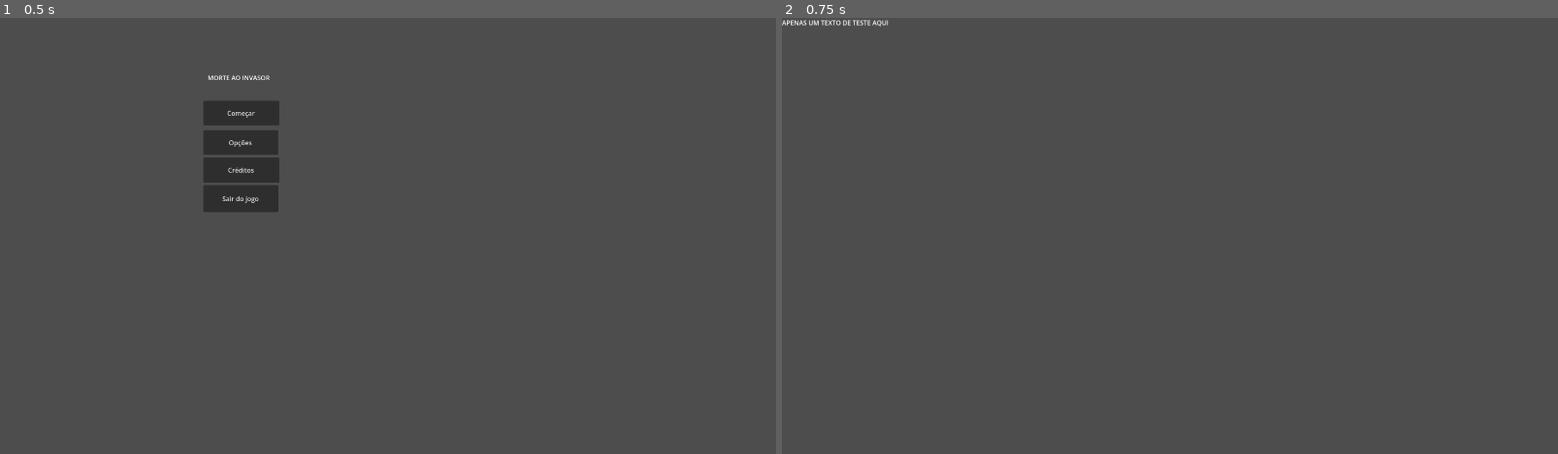
Above: before the commit, frames 1-2 (left to right).
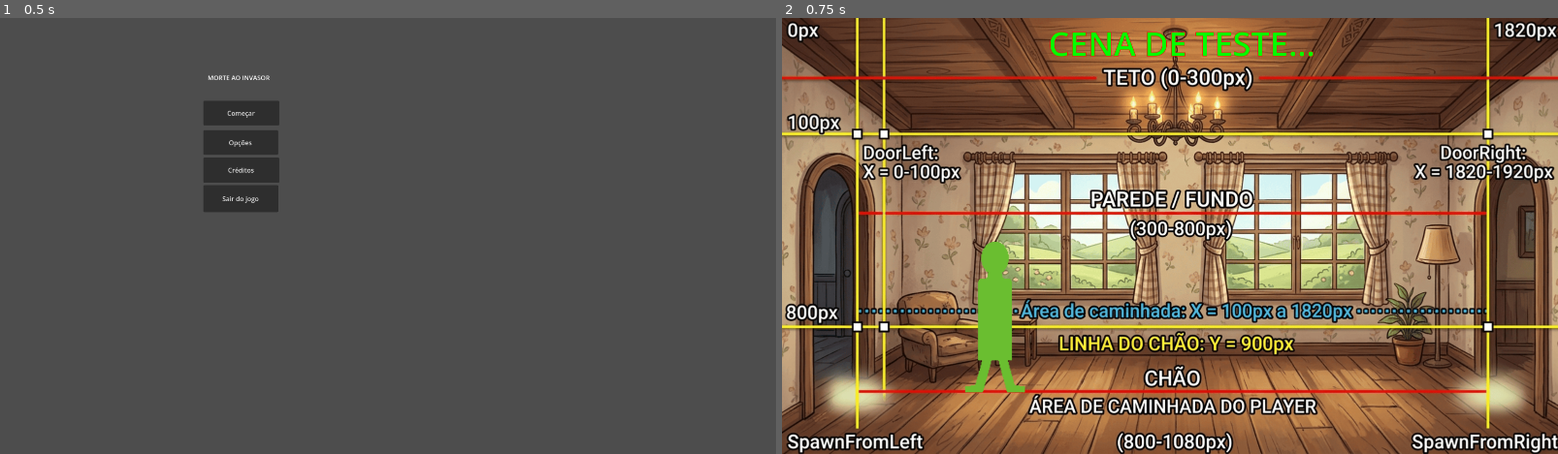
Above: after the commit, the same moments.

Repository: devklebinho/morte-ao-invasor
Game: Godot game, scene res://Scenes/main_menu.tscn
Two runs of this game, one before a commit and one after it. Both use one fixed random seed, a clock stepped at 60 frames per second and the inputs below.
Inputs:
- Up to frame 1 (0.5 s): no input
- Up to frame 2 (0.75 s): click "Começar" at 0.5 s

Frame 1 is identical in both runs. In frame 2, 97% of the frame differs, in the area x 0-100%, y 0-100%.

Commit message:
create prefabs and template scene

Diff:
--- /dev/null
+++ b/Prefabs/Player.tscn
@@ -0,0 +1,15 @@
+[gd_scene format=3 uid="uid://dolshfrf351mi"]
+
+[ext_resource type="Texture2D" uid="uid://bgor8ut08c4sg" path="res://Arts/Sprites/placeholderchar.png" id="1_um8lo"]
+
+[sub_resource type="RectangleShape2D" id="RectangleShape2D_p41tx"]
+size = Vector2(42, 186)
+
+[node name="CharacterBody2D" type="CharacterBody2D" unique_id=1277322602]
+
+[node name="Placeholderchar" type="Sprite2D" parent="." unique_id=702999304]
+texture = ExtResource("1_um8lo")
+
+[node name="CollisionShape2D" type="CollisionShape2D" parent="." unique_id=1675929801]
+position = Vector2(0, 6)
+shape = SubResource("RectangleShape2D_p41tx")
--- a/Prefabs/player.gd
+++ /dev/null
@@ -1,11 +0,0 @@
-extends AnimatedSprite2D
-
-
-# Called when the node enters the scene tree for the first time.
-func _ready() -> void:
-	pass # Replace with function body.
-
-
-# Called every frame. 'delta' is the elapsed time since the previous frame.
-func _process(delta: float) -> void:
-	pass
--- a/Prefabs/player.tscn
+++ /dev/null
@@ -1,10 +0,0 @@
-[gd_scene format=3 uid="uid://dc7wbwj87p3ff"]
-
-[ext_resource type="Script" uid="uid://bsyy757wl08mq" path="res://Prefabs/player.gd" id="1_5wxv7"]
-[ext_resource type="Texture2D" uid="uid://bgor8ut08c4sg" path="res://Arts/Sprites/placeholderchar.png" id="1_y6xdh"]
-
-[node name="Player" type="AnimatedSprite2D" unique_id=994080849]
-script = ExtResource("1_5wxv7")
-
-[node name="Placeholderchar" type="Sprite2D" parent="." unique_id=726550666]
-texture = ExtResource("1_y6xdh")
--- a/Scenes/proto_gameplay.tscn
+++ b/Scenes/proto_gameplay.tscn
@@ -1,8 +1,28 @@
 [gd_scene format=3 uid="uid://b4shk1svtkgw7"]
+
+[ext_resource type="PackedScene" uid="uid://o4t4nd82ywg0" path="res://Scenes/templateroom.tscn" id="1_5tyts"]
+[ext_resource type="PackedScene" uid="uid://dolshfrf351mi" path="res://Prefabs/Player.tscn" id="2_j3k4l"]
+
+[sub_resource type="LabelSettings" id="LabelSettings_j3k4l"]
+font_size = 82
+font_color = Color(0, 1, 0, 1)
+outline_size = 4
+outline_color = Color(1, 0, 0, 1)
 
 [node name="ProtoGameplay" type="Node2D" unique_id=1767757858]
 
+[node name="TemplateRoom" parent="." unique_id=1203619176 instance=ExtResource("1_5tyts")]
+
 [node name="Label" type="Label" parent="." unique_id=80584856]
-offset_right = 40.0
-offset_bottom = 23.0
-text = "APENAS UM TEXTO DE TESTE AQUI"
+offset_left = 314.0
+offset_top = 6.0
+offset_right = 1665.0
+offset_bottom = 119.0
+text = "CENA DE TESTE..."
+label_settings = SubResource("LabelSettings_j3k4l")
+horizontal_alignment = 1
+vertical_alignment = 1
+
+[node name="CharacterBody2D" parent="." unique_id=1277322602 instance=ExtResource("2_j3k4l")]
+position = Vector2(527, 728)
+scale = Vector2(2, 2)
--- a/Scenes/templateroom.tscn
+++ b/Scenes/templateroom.tscn
@@ -1,14 +1,9 @@
 [gd_scene format=3 uid="uid://o4t4nd82ywg0"]
 
 [ext_resource type="Texture2D" uid="uid://wtshepte0u7p" path="res://Arts/sala.png" id="1_d4ws3"]
-[ext_resource type="PackedScene" uid="uid://dc7wbwj87p3ff" path="res://Prefabs/player.tscn" id="2_ghlpv"]
 
 [node name="TemplateRoom" type="Node2D" unique_id=1203619176]
 
 [node name="Background" type="Sprite2D" parent="." unique_id=977095981]
 texture = ExtResource("1_d4ws3")
 centered = false
-
-[node name="Player" parent="." unique_id=994080849 instance=ExtResource("2_ghlpv")]
-position = Vector2(628, 700.00006)
-scale = Vector2(2.7981703, 2.3148348)
Binary file removed: Arts/sala2.jpeg
Not shown, removed: Arts/sala2.jpeg.import
Not shown, removed: Prefabs/player.gd.uid
